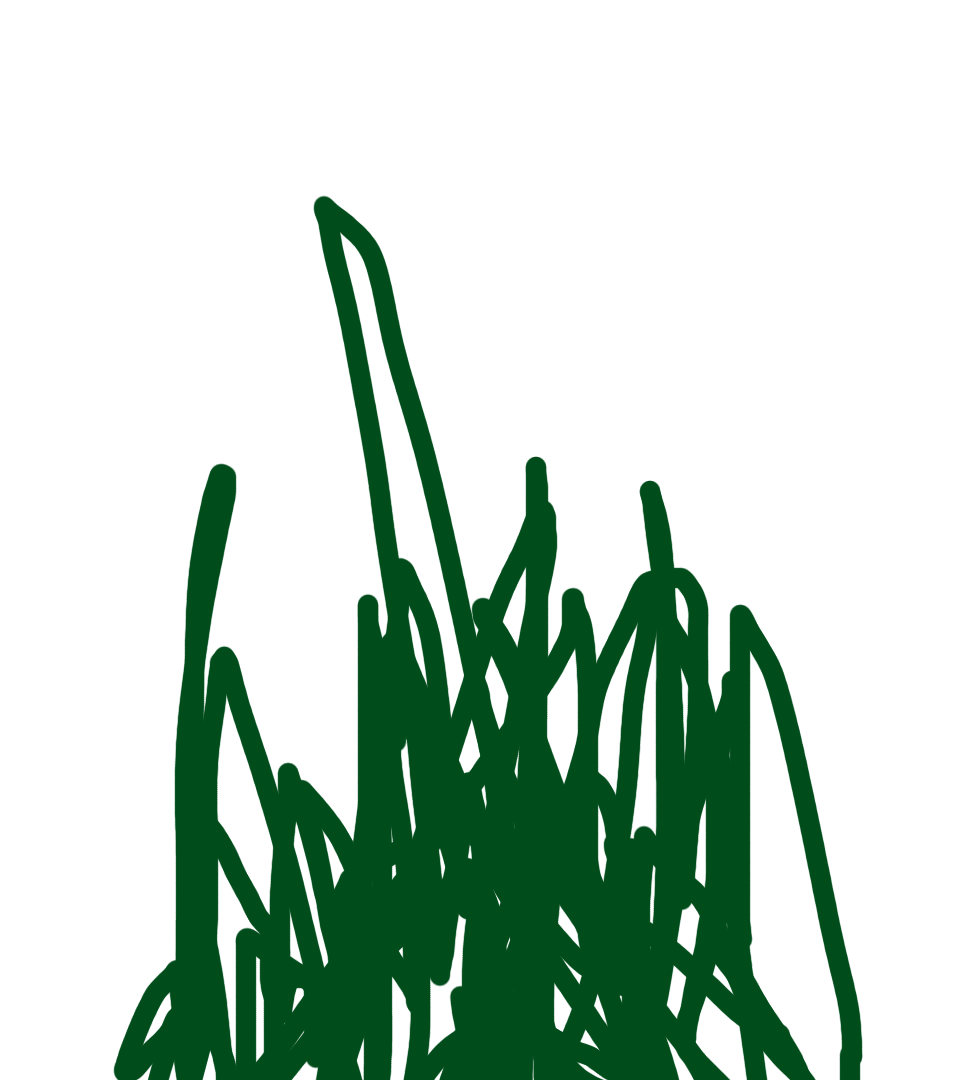
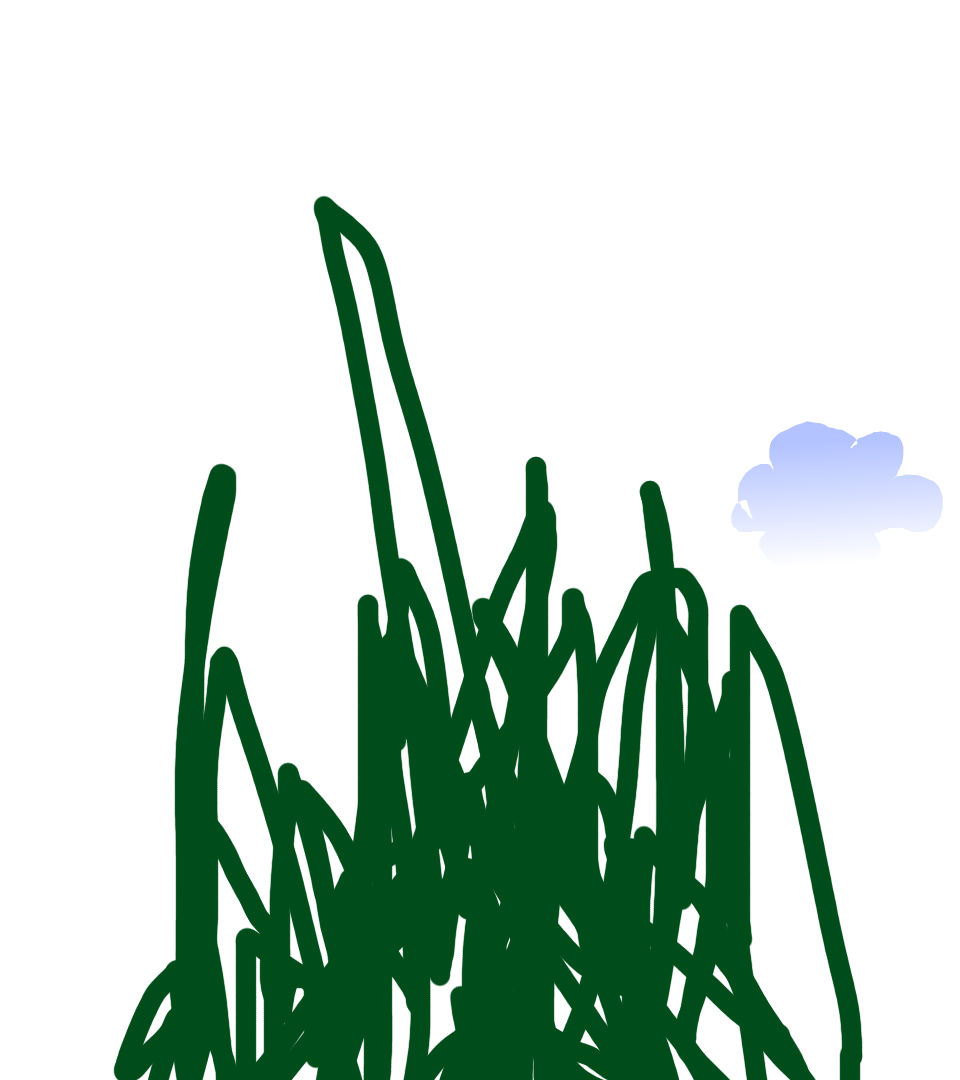
Before/after of a 960 × 1080 layered artwork. What changed in the layer stack:
added layer "Layer #1" above "Layer" over bbox(731, 421, 943, 564)
